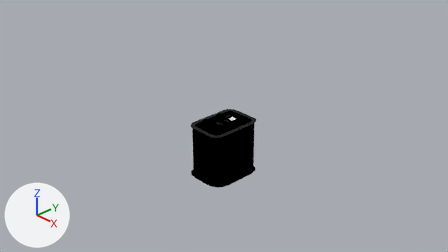
One commit to the Blender file Models/HabTechProps/htProps_HatchDoor.blend: the scene before it, then after it.
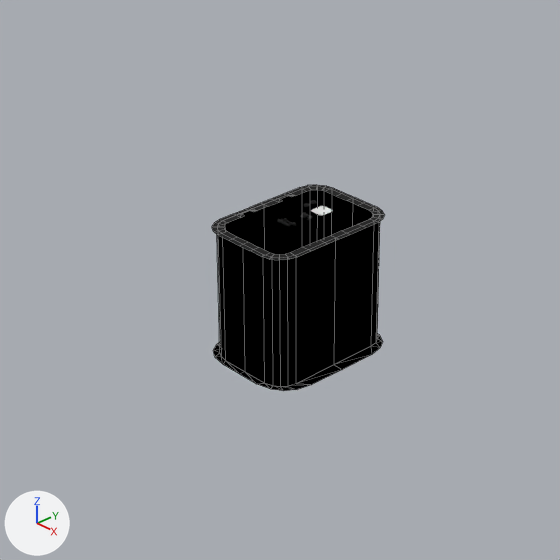
There are two pictures of each version: one from the file's camera 'Camera', one close up on the part from 24% to 72% of the width and 15% to 100% of the height. Lighting does not change. The marker at lower left points along +X, +Y and +Z. The close-ups show mesh edges as thin lines.

Script lines for the objects in view, before the commit:
```python
me_cutout = bpy.data.meshes.new('cutout')
me_cutout.from_pydata(...)  # 48 vertices, 28 faces; spans x -0.37..0.37, y -0.526..0.526, z -0.215..0.288
me_cutout.materials.append(mat_material_001)
me_flange = bpy.data.meshes.new('flange')
me_flange.from_pydata(...)  # 120 vertices, 48 faces; spans x -0.447..0.444, y -0.564..0.556, z -1.0
me_flange.materials.append(mat_main)
me_tube = bpy.data.meshes.new('tube')
me_tube.from_pydata(...)  # 48 vertices, 25 faces; spans x -0.36..0.358, y -0.516..0.523, z -1.0..0.0
me_tube.materials.append(mat_main)
ob_cutout = bpy.data.objects.new('cutout', me_cutout)
ob_cutout.parent = ob_freeiva_htprops_hatchdoor
ob_cutout.location = (0.0, 0.0, 0.0)
ob_cutout.hide_set(True)
ob_flange = bpy.data.objects.new('flange', me_flange)
ob_flange.parent = ob_tube
ob_flange.location = (0.0, 0.0, 0.0)
ob_tube = bpy.data.objects.new('tube', me_tube)
ob_tube.parent = ob_freeiva_htprops_hatchdoor
ob_tube.location = (0.0, 0.0, 0.0)
# also in view: 'frame' at (0.0, 0.0, -0.001)
```
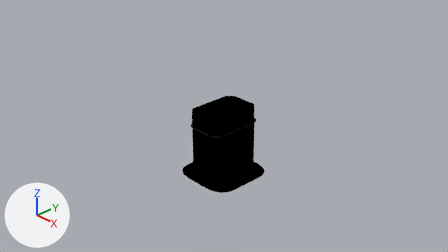
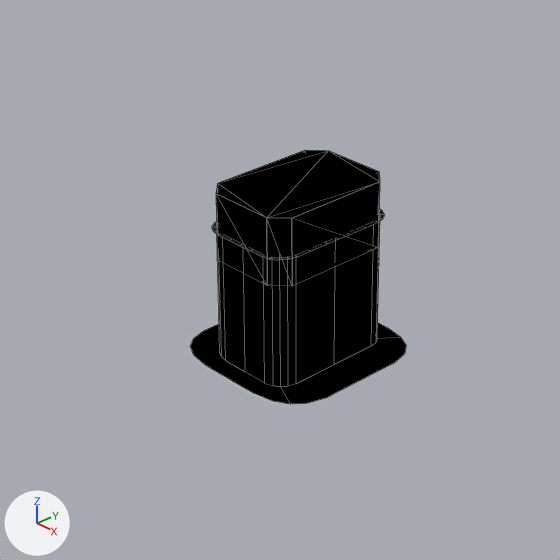
Pixel boxes (x1, y1, x2, y2) of what changed, in the close-ups (560 x 560 px):
'cutout', shown
    after: (216, 150, 380, 286)
'flange', reshaped (27% wider, 39% taller)
    before: (213, 333, 383, 391)
    after: (190, 323, 406, 404)
part 1 of me_flange, cut back
    before: (213, 335, 383, 391)
    after: (190, 323, 406, 404)
'frame', unchanged, covered by the edit
    before: (212, 185, 384, 260)
    after: (212, 209, 384, 260)

Diff of the bpy script that builds the scene:
```diff
--- a/Models/HabTechProps/htProps_HatchDoor.blend.py
+++ b/Models/HabTechProps/htProps_HatchDoor.blend.py
@@ me_flange @@
 # used by ob_flange; parent = ob_tube; location = (0.0, 0.0, 0.0)
-me_flange.from_pydata(...)  # 120 vertices, 48 faces; spans x -0.447..0.444, y -0.564..0.556, z -1.0
+me_flange.from_pydata(...)  # 40 vertices, 2 faces; spans x -0.634..0.63, y -0.66..0.652, z -1.0
+# me_flange part 1
+# 34 vertices are removed from x -0.447..0.444, y -0.564..0.556, z -1.0
+# 24 faces are deleted
+# 20 vertices are added at x -0.634..0.63, y -0.66..0.652, z -1.0
+# 2 new faces join them
 me_flange.materials.append(mat_main)
@@ ob_cutout @@
 ob_cutout.location = (0.0, 0.0, 0.0)
-ob_cutout.hide_set(True)
```
